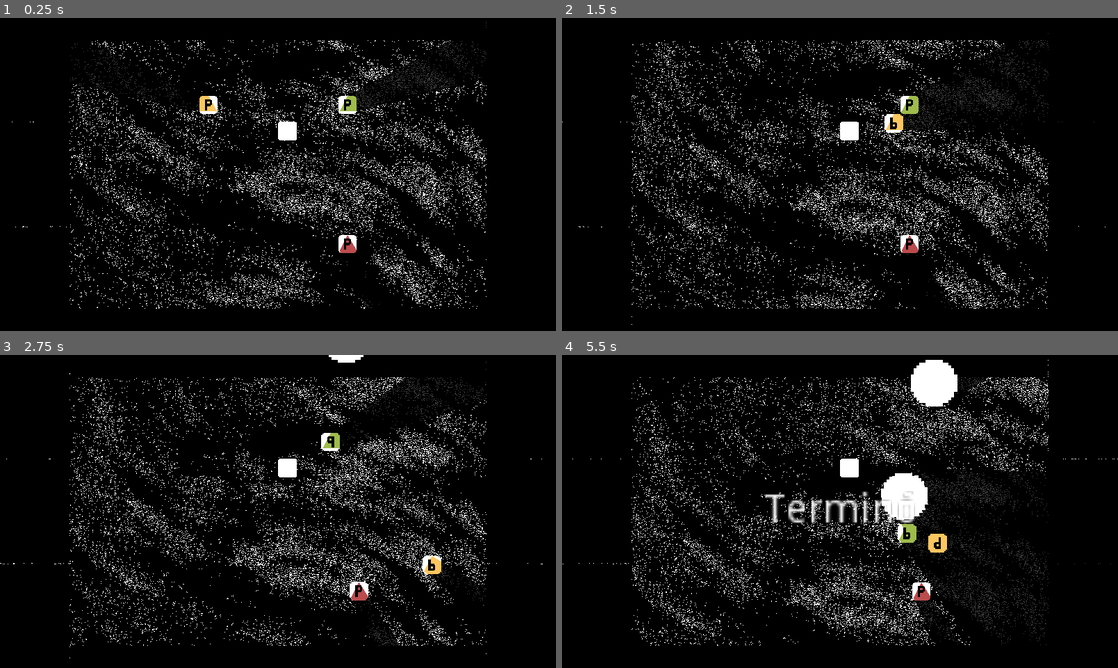
Above: before the commit, frames 1-4 (two rows, left to right).
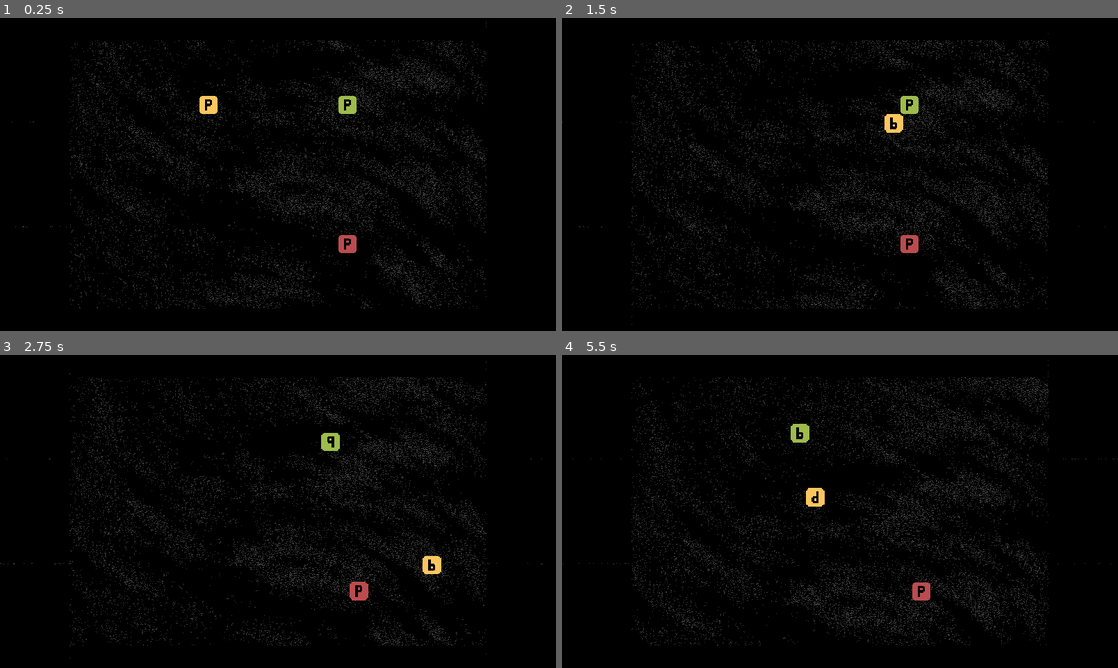
Above: after the commit, the same moments.

Repository: 4487R9cH03FObS/Chimera-Party-Example
Game: Godot game, scene res://games/FlowerLab/index.tscn
The game is run twice, just before and just after one commit, with the same random seed, the same clock (stepped at 60 frames per second) and the same inputs. The engine's default icon, where the game draws it, is replaced by a stand-in: a white triangle on a blue panel in a dark square.
Inputs:
- Up to frame 1 (0.25 s): no input
- Up to frame 2 (1.5 s): hold D 0.53-1.28 s; tap B at 0.6 s; hold S from 1.28 s (still down); tap N at 1.35 s
- Up to frame 3 (2.75 s): release S at 2.03 s; hold D from 2.03 s (still down); tap J at 2.1 s
- Up to frame 4 (5.5 s): release D at 2.78 s; hold W 2.78-3.53 s; tap one key every 0.75 s from 2.85 s: L I K Z; hold A 3.53-5.03 s; hold S from 5.03 s (still down)

The runs differ from the first frame. In frame 1, 4.4% of the frame differs, in the area x 2-88%, y 7-93%; in frame 2, 4.3%; in frame 3, 4.9%; in frame 4, 7.3%, in the area x 0-100%, y 1-93%.

Commit message:
implementación parcial del eventManager

Diff:
--- /dev/null
+++ b/games/FlowerLab/EventManager.gd
@@ -0,0 +1,79 @@
+extends Node
+
+var event_no = 0
+var event_names = {0:"start",1:"woa"}
+var debug = 0
+var events_ended = false
+
+func _ready():
+	_launch_event()
+
+func _launch_event():
+	if events_ended:
+		return
+
+	# do launch some events
+	var timer_follow_up = _event_launcher()
+
+	if timer_follow_up == null:
+		print("the event tree has been severed")
+		push_warning("the event tree has been severed")
+		return
+
+	$customTimer.wait_time = timer_follow_up
+	$customTimer.start()
+
+func _its_timeout():
+	event_no+=1
+	if debug:
+		pass
+
+	_launch_event()
+
+func external_event_changer(number):
+	event_no = number
+	$customTimer.stop()
+	_its_timeout()
+
+func _event_launcher():
+	var time = null
+
+	match event_no:
+		0:
+			print("ready??")
+			time = 10
+		1:
+			print("initial asteroid belt")
+			emit_signal("simetric_random_asteroids")
+			time = 10
+		2:
+			print("second asteroid belt")
+			emit_signal("normal_random_asteroids")
+			time = 30
+		_:
+			_end_times()
+
+	return time
+
+func _end_times():
+	events_ended = 1
+	print("events_ended")
+
+# warning-ignore:unused_signal
+signal simetric_random_asteroids
+signal normal_random_asteroids
+signal event3
+# warning-ignore:unused_signal
+signal event4
+# warning-ignore:unused_signal
+signal event5
+# warning-ignore:unused_signal
+signal event6
+# warning-ignore:unused_signal
+signal event7
+# warning-ignore:unused_signal
+signal event8
+# warning-ignore:unused_signal
+signal event9
+# warning-ignore:unused_signal
+signal event10
--- a/games/FlowerLab/Scenes/Asteroid0.tscn
+++ b/games/FlowerLab/Scenes/Asteroid0.tscn
@@ -10,7 +10,9 @@
 polygon = PoolVector2Array( -9.84121, 0.216946, 0.126488, 9.75745, 9.80939, -0.210241, -0.0159111, -9.75075 )
 
 [node name="Body" instance=ExtResource( 2 )]
-mass = 300.0
+mass = 1000.0
+contacts_reported = 3
+contact_monitor = true
 
 [node name="Sprite" parent="." index="0"]
 scale = Vector2( 10, 10 )
@@ -23,3 +25,4 @@
 [node name="LightOccluder2D" parent="." index="2"]
 scale = Vector2( 10, 10 )
 occluder = SubResource( 2 )
+[connection signal="body_entered" from="." to="." method="_on_Body_body_entered"]
--- a/games/FlowerLab/Scenes/Body.gd
+++ b/games/FlowerLab/Scenes/Body.gd
@@ -8,3 +8,8 @@
 
 func _die():
 	get_parent().remove_child(self)
+
+func _on_Body_body_entered(body):
+	print("entered")
+	if "_health" in body:
+		print("its mortal")
--- a/games/FlowerLab/Scenes/DreathNaught.tscn
+++ b/games/FlowerLab/Scenes/DreathNaught.tscn
@@ -1,8 +1,12 @@
 [gd_scene load_steps=5 format=2]
 
 [ext_resource path="res://games/FlowerLab/Sprites/light.png" type="Texture" id=1]
-[ext_resource path="res://DreathNaught.gd" type="Script" id=2]
+[ext_resource path="res://games/FlowerLab/DreathNaught.gd" type="Script" id=2]
 [ext_resource path="res://icon.png" type="Texture" id=3]
+
+
+
+
 
 [sub_resource type="CircleShape2D" id=1]
 
@@ -16,7 +20,6 @@
 position = Vector2( -10.0238, -5.72791 )
 texture = ExtResource( 1 )
 texture_scale = 5.0
-energy = 5.0
 shadow_enabled = true
 
 [node name="Sprite" type="Sprite" parent="."]
--- /dev/null
+++ b/games/FlowerLab/Scenes/Laser.gd
@@ -0,0 +1 @@
+extends RigidBody2D
--- /dev/null
+++ b/games/FlowerLab/Scenes/Laser.tscn
@@ -0,0 +1,19 @@
+[gd_scene load_steps=4 format=2]
+
+[ext_resource path="res://games/FlowerLab/Sprites/smallLaser.png" type="Texture" id=1]
+[ext_resource path="res://games/FlowerLab/Scenes/Laser.gd" type="Script" id=2]
+
+[sub_resource type="RectangleShape2D" id=1]
+extents = Vector2( 41.5807, 4.78472 )
+
+[node name="Laser" type="RigidBody2D"]
+collision_layer = 0
+script = ExtResource( 2 )
+
+[node name="LaserHurtBox" type="CollisionShape2D" parent="."]
+shape = SubResource( 1 )
+
+[node name="Sprite" type="Sprite" parent="."]
+rotation = -0.785398
+scale = Vector2( 2, 2 )
+texture = ExtResource( 1 )
--- a/games/FlowerLab/Spawn.gd
+++ b/games/FlowerLab/Spawn.gd
@@ -11,28 +11,94 @@
 
 var rng = RandomNumberGenerator.new()
 
-
 func _ready():
 	spawnCenter.x = get_node("../Positions/SpawnCenter").position.x
-	$Timer.start()
 
+enum spawn_mode {randomized, randomized_mirrored, dreadnaught}
+var current_spawn_mode = null
+onready var time_between_spawns = $Timer.wait_time
 
-func spawn_randomized(_type):
+func spawn_manager():
+	if current_spawn_mode == null:
+		print("stopped spawning")
+		return
+
+	$Timer.wait_time = time_between_spawns
+
+	match current_spawn_mode:
+		spawn_mode.randomized:
+			spawn_randomized()
+			$Timer.start()
+		spawn_mode.randomized_mirrored:
+			spawn_randomized_mirrored()
+			$Timer.start()
+		spawn_mode.dreadnaught:
+			spawn_in(-400)
+
+	pass
+
+func spawn_randomized_mirrored():
+	var new_asteroid_left = asteroid0.instance()
+	var new_asteroid_right = asteroid0.instance()
+	self.add_child(new_asteroid_left)
+	self.add_child(new_asteroid_right)
+
+	var rand = rng.randf_range(0,1)
+
+	new_asteroid_left.position  = Vector2(\
+	spawnCenter.x - rand*spawnwidth,\
+	-spawnheight)
+
+	new_asteroid_right.position  = Vector2(\
+	spawnCenter.x + rand*spawnwidth,\
+	-spawnheight)
+
+	new_asteroid_left.linear_velocity = get_spawn_velocity()
+	new_asteroid_right.linear_velocity = get_spawn_velocity()
+
+func spawn_randomized():
 	var new_asteroid = asteroid0.instance()
 	self.add_child(new_asteroid)
 
 	new_asteroid.position = get_spawn_point()
 	new_asteroid.linear_velocity = get_spawn_velocity()
 
+func spawn_in(place):
+	var new_asteroid = asteroid0.instance()
+	self.add_child(new_asteroid)
+
+	new_asteroid.position =\
+	Vector2(spawnCenter.x+place,-spawnheight)
+	new_asteroid.linear_velocity = get_spawn_velocity()
 
 func get_spawn_point():
 	 return Vector2(\
 	spawnCenter.x + rng.randf_range(-1,1)*spawnwidth,\
 	-spawnheight)
 
+export (float, 0 , 2000,100) var downward_asteroid_speed = 300
+
 func get_spawn_velocity():
-	return Vector2(0, 200)
+	return Vector2(0, downward_asteroid_speed)
 
 func _on_Timer_timeout():
-	spawn_randomized("anything")
-	$Timer.start()
+	spawn_manager()
+
+func _stop():
+	$Timer.stop()
+
+export (float,0,2,0.1) var time_between_randomized_mirrored = 0.8
+export (float,0,2,0.1) var time_between_randomized_normal   = 0.4
+
+func _on_EventManager_normal_random_asteroids():
+	_stop()
+	current_spawn_mode = spawn_mode.randomized
+	time_between_spawns = time_between_randomized_normal
+	spawn_manager()
+	pass # Replace with function body.
+
+func _on_EventManager_simetric_random_asteroids():
+	_stop()
+	current_spawn_mode = spawn_mode.randomized_mirrored
+	time_between_spawns = time_between_randomized_mirrored
+	spawn_manager()
--- a/games/FlowerLab/index.gd
+++ b/games/FlowerLab/index.gd
@@ -4,6 +4,8 @@
 
 onready var Players = $Players
 var players
+
+onready var gameplay_screen = get_node("GUI/MarginContainer/HBoxContainer/VBoxContainer3/gameplay")
 
 func _ready():
 	Party.load_test()
--- a/games/FlowerLab/index.tscn
+++ b/games/FlowerLab/index.tscn
@@ -4,7 +4,7 @@
 [ext_resource path="res://games/FlowerLab/Sprites/Dark15.png" type="Texture" id=2]
 [ext_resource path="res://games/FlowerLab/Background.gd" type="Script" id=3]
 [ext_resource path="res://games/FlowerLab/Spawn.gd" type="Script" id=4]
-[ext_resource path="res://games/FlowerLab/Scenes/DreathNaught.tscn" type="PackedScene" id=5]
+[ext_resource path="res://games/FlowerLab/EventManager.gd" type="Script" id=5]
 [ext_resource path="res://games/FlowerLab/Audio/bass background.wav" type="AudioStream" id=6]
 
 [node name="Main" type="Node2D"]
@@ -37,9 +37,8 @@
 position = Vector2( 934.676, 569.467 )
 
 [node name="Timer" type="Timer" parent="."]
-wait_time = 5.0
+wait_time = 100.0
 one_shot = true
-autostart = true
 
 [node name="CanvasLayer" type="CanvasLayer" parent="."]
 
@@ -111,22 +110,21 @@
 size_flags_horizontal = 3
 size_flags_stretch_ratio = 6.0
 
-[node name="ColorRect" type="ColorRect" parent="GUI/MarginContainer/HBoxContainer/VBoxContainer3"]
+[node name="supCent" type="ColorRect" parent="GUI/MarginContainer/HBoxContainer/VBoxContainer3"]
 margin_right = 1434.0
 margin_bottom = 76.0
 size_flags_vertical = 3
 size_flags_stretch_ratio = 0.5
 color = Color( 0, 0, 0, 1 )
 
-[node name="ColorRect2" type="ColorRect" parent="GUI/MarginContainer/HBoxContainer/VBoxContainer3"]
+[node name="gameplay" type="VBoxContainer" parent="GUI/MarginContainer/HBoxContainer/VBoxContainer3"]
 margin_top = 80.0
 margin_right = 1434.0
 margin_bottom = 998.0
 size_flags_vertical = 3
 size_flags_stretch_ratio = 6.0
-color = Color( 0, 0, 0, 0 )
 
-[node name="ColorRect3" type="ColorRect" parent="GUI/MarginContainer/HBoxContainer/VBoxContainer3"]
+[node name="infCent" type="ColorRect" parent="GUI/MarginContainer/HBoxContainer/VBoxContainer3"]
 margin_top = 1002.0
 margin_right = 1434.0
 margin_bottom = 1080.0
@@ -140,20 +138,20 @@
 margin_bottom = 1080.0
 size_flags_horizontal = 3
 
-[node name="ColorRect" type="ColorRect" parent="GUI/MarginContainer/HBoxContainer/VBoxContainer2"]
+[node name="supDer" type="ColorRect" parent="GUI/MarginContainer/HBoxContainer/VBoxContainer2"]
 margin_right = 239.0
 margin_bottom = 357.0
 size_flags_vertical = 3
 color = Color( 0, 0, 0, 1 )
 
-[node name="ColorRect2" type="ColorRect" parent="GUI/MarginContainer/HBoxContainer/VBoxContainer2"]
+[node name="centDer" type="ColorRect" parent="GUI/MarginContainer/HBoxContainer/VBoxContainer2"]
 margin_top = 361.0
 margin_right = 239.0
 margin_bottom = 718.0
 size_flags_vertical = 3
 color = Color( 0, 0, 0, 1 )
 
-[node name="ColorRect3" type="ColorRect" parent="GUI/MarginContainer/HBoxContainer/VBoxContainer2"]
+[node name="infCent" type="ColorRect" parent="GUI/MarginContainer/HBoxContainer/VBoxContainer2"]
 margin_top = 722.0
 margin_right = 239.0
 margin_bottom = 1080.0
@@ -168,7 +166,7 @@
 
 [node name="Enviroment" type="Node" parent="SoundManager"]
 
-[node name="AudioStreamPlayer2D" type="AudioStreamPlayer2D" parent="SoundManager/Enviroment"]
+[node name="vacuumsound" type="AudioStreamPlayer2D" parent="SoundManager/Enviroment"]
 stream = ExtResource( 6 )
 autoplay = true
 
@@ -179,6 +177,12 @@
 wait_time = 2.0
 one_shot = true
 
-[node name="DreathNaught" parent="." instance=ExtResource( 5 )]
-position = Vector2( 993.188, 390.426 )
+[node name="EventManager" type="Node" parent="."]
+script = ExtResource( 5 )
+
+[node name="customTimer" type="Timer" parent="EventManager"]
+one_shot = true
 [connection signal="timeout" from="Spawn/Timer" to="Spawn" method="_on_Timer_timeout"]
+[connection signal="normal_random_asteroids" from="EventManager" to="Spawn" method="_on_EventManager_normal_random_asteroids"]
+[connection signal="simetric_random_asteroids" from="EventManager" to="Spawn" method="_on_EventManager_simetric_random_asteroids"]
+[connection signal="timeout" from="EventManager/customTimer" to="EventManager" method="_its_timeout"]
Renamed: DreathNaught.gd -> games/FlowerLab/DreathNaught.gd
Binary file added: games/FlowerLab/Sprites/smallLaser.png
Not shown, added: games/FlowerLab/Sprites/smallLaser.png.import
Not shown, changed: README.md
